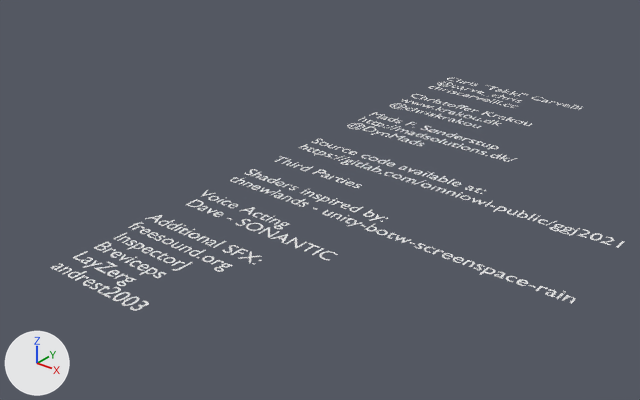
An edit to the FBX model Assets/Meshes/credits_txt.fbx, drawn before and after from the same camera.
Both versions are drawn from a camera (50 mm lens) standing at (21.3, -42.4, 13.6) and looking at (3.6, -20.3, -0.1). Arrows for +X, +Y and +Z are at lower left; the lights stay in place. Materials are left out; every surface is plain grey. Vertices at the same position are counted once.

Script lines for the objects in view, before the commit:
```python
me_text_003 = bpy.data.meshes.new('Text.003')
me_text_003.from_pydata(...)  # 27026 vertices, 26478 faces; spans x 0.0..13.5, y -23.2..0.6, z 0.0
ob_credits_txt = bpy.data.objects.new('credits_txt', me_text_003)
ob_credits_txt.location = (0.0, -5.98, 0.0)
```
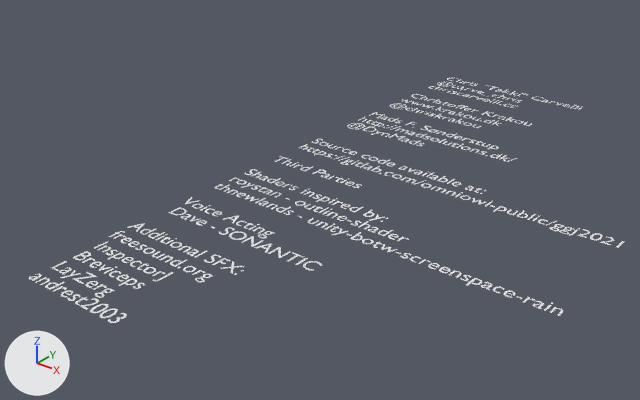
What differs and where, as boxes [x1, y1, x2, y2] in the pictures (640 x 400 px; the box of a moved part takes in the faces that stretch with it):
'credits_txt', reshaped
    before: [51, 78, 625, 311]
    after: [29, 78, 625, 323]
part 1 of me_text_003, moved or reshaped
    before: [130, 301, 149, 311]
    after: [108, 313, 127, 323]
part 2 of me_text_003, moved or reshaped
    before: [122, 297, 140, 306]
    after: [100, 308, 118, 318]
part 3 of me_text_003, moved or reshaped
    before: [113, 292, 130, 301]
    after: [90, 304, 108, 313]
part 4 of me_text_003, added
    after: [79, 298, 99, 310]
part 5 of me_text_003, moved or reshaped
    before: [179, 228, 188, 234]
    after: [75, 297, 88, 305]
part 6 of me_text_003, moved or reshaped
    before: [414, 243, 425, 249]
    after: [67, 294, 81, 301]
part 7 of me_text_003, moved or reshaped
    before: [228, 203, 238, 208]
    after: [60, 290, 73, 298]
part 8 of me_text_003, moved or reshaped
    before: [75, 275, 89, 281]
    after: [53, 286, 67, 292]
part 9 of me_text_003, moved or reshaped
    before: [167, 223, 183, 230]
    after: [45, 282, 65, 290]
part 10 of me_text_003, moved or reshaped
    before: [197, 236, 209, 243]
    after: [36, 277, 50, 285]
part 11 of me_text_003, moved or reshaped
    before: [205, 240, 216, 246]
    after: [29, 274, 42, 281]
part 12 of me_text_003, moved or reshaped
    before: [474, 264, 485, 270]
    after: [133, 283, 145, 289]
part 13 of me_text_003, moved or reshaped
    before: [274, 222, 290, 229]
    after: [195, 274, 213, 282]
part 14 of me_text_003, moved or reshaped
    before: [188, 233, 200, 238]
    after: [183, 266, 196, 272]
part 15 of me_text_003, moved or reshaped
    before: [319, 251, 338, 260]
    after: [303, 261, 322, 271]
part 16 of me_text_003, moved or reshaped
    before: [312, 248, 324, 255]
    after: [295, 258, 308, 265]
part 17 of me_text_003, moved or reshaped
    before: [304, 243, 320, 252]
    after: [287, 252, 304, 262]
part 18 of me_text_003, moved or reshaped
    before: [285, 237, 307, 248]
    after: [268, 247, 291, 258]
part 19 of me_text_003, moved or reshaped
    before: [271, 234, 288, 243]
    after: [254, 243, 272, 253]
part 20 of me_text_003, added
    after: [241, 236, 264, 247]
part 21 of me_text_003, moved or reshaped
    before: [208, 196, 219, 201]
    after: [229, 231, 247, 240]
part 22 of me_text_003, moved or reshaped
    before: [222, 245, 239, 253]
    after: [219, 227, 235, 235]
part 23 of me_text_003, moved or reshaped
    before: [442, 253, 453, 259]
    after: [196, 220, 207, 226]
part 24 of me_text_003, moved or reshaped
    before: [201, 190, 215, 197]
    after: [190, 216, 200, 221]

Edits to the bpy script that builds the scene:
```text
Change me_text_003:
    remove me_text_003.from_pydata(...)  # 27026 vertices, 26478 faces; spans x 0.0..13.5, y -23.2..0.6, z 0.0
    add me_text_003.from_pydata(...)  # 28635 vertices, 28055 faces; spans x 0.0..13.5, y -24.0..0.6, z 0.0
    me_text_003 part 1: the loose piece of 147 vertices spanning x 3.9..4.2, y -23.2..-22.6, z 0.0 is moved by (0.0, -0.8, 0.0)
    me_text_003 part 2: the loose piece of 96 vertices spanning x 3.5..3.8, y -23.2..-22.6, z 0.0 is moved by (0.0, -0.8, 0.0)
    me_text_003 part 3: the loose piece of 96 vertices spanning x 3.1..3.4, y -23.2..-22.6, z 0.0 is moved by (0.0, -0.8, 0.0)
    me_text_003 part 4: the loose piece of 89 vertices spanning x 2.7..3.0, y -23.2..-22.6, z 0.0 is copied, and the copy is moved by (0.0, -0.8, 0.0); it spans x 2.7..3.0, y -24.0..-23.4, z 0.0
    me_text_003 part 5: the loose piece of 58 vertices spanning x 1.5..1.8, y -19.2..-18.8, z 0.0 is moved by (0.9, -4.8, 0.0)
    me_text_003 part 6: the loose piece of 134 vertices spanning x 8.2..8.4, y -15.2..-14.8, z 0.0 is moved by (-6.1, -8.8, 0.0)
    me_text_003 part 7: the loose piece of 99 vertices spanning x 1.5..1.8, y -16.8..-16.4, z 0.0 is moved by (0.2, -7.2, 0.0)
    me_text_003 part 8: the loose piece of 55 vertices spanning x 1.4..1.7, y -23.2..-22.8, z 0.0 is moved by (0.0, -0.8, 0.0)
    me_text_003 part 9: the loose piece of 78 vertices spanning x 1.0..1.3, y -19.2..-18.7, z 0.0 is moved by (0.0, -4.8, 0.0)
    me_text_003 part 10: the loose piece of 57 vertices spanning x 2.5..2.8, y -19.2..-18.8, z 0.0 is moved by (-1.8, -4.8, 0.0)
    me_text_003 part 11: the loose piece of 174 vertices spanning x 2.8..3.1, y -19.2..-18.8, z 0.0 is moved by (-2.6, -4.8, 0.0)
    me_text_003 part 12: the loose piece of 134 vertices spanning x 10.3..10.6, y -15.2..-14.8, z 0.0 is moved by (-7.3, -7.2, 0.0)
    me_text_003 part 13: the loose piece of 256 vertices spanning x 3.8..4.1, y -17.0..-16.4, z 0.0 is moved by (0.4, -4.0, 0.0)
    me_text_003 part 14: the loose piece of 96 vertices spanning x 2.0..2.4, y -19.2..-18.8, z 0.0 is moved by (1.4, -1.6, 0.0)
    me_text_003 part 15: the loose piece of 98 vertices spanning x 6.1..6.6, y -17.6..-17.0, z 0.0 is moved by (0.0, -0.8, 0.0)
    me_text_003 part 16: the loose piece of 4 vertices spanning x 6.0, y -17.6..-17.1, z 0.0 is moved by (0.0, -0.8, 0.0)
    me_text_003 part 17: the loose piece of 8 vertices spanning x 5.4..5.9, y -17.6..-17.1, z 0.0 is moved by (0.0, -0.8, 0.0)
    me_text_003 part 18: the loose piece of 10 vertices spanning x 4.8..5.3, y -17.6..-17.1, z 0.0 is moved by (0.0, -0.8, 0.0)
    me_text_003 part 19: the loose piece of 11 vertices spanning x 4.3..4.8, y -17.6..-17.1, z 0.0 is moved by (0.0, -0.8, 0.0)
    me_text_003 part 20: the loose piece of 10 vertices spanning x 3.7..4.2, y -17.6..-17.1, z 0.0 is copied, and the copy is moved by (0.0, -0.8, 0.0); it spans x 3.7..4.2, y -18.4..-17.9, z 0.0
    me_text_003 part 21: the loose piece of 96 vertices spanning x 0.5..0.9, y -16.8..-16.4, z 0.0 is turned 90 degrees about the z axis through its middle and scaled by 1.57, then moved by (2.6, -1.5, 0.0)
    me_text_003 part 22: the loose piece of 122 vertices spanning x 3.6..3.9, y -19.2..-18.6, z 0.0 is moved by (-0.9, 0.8, 0.0)
    me_text_003 part 23: the loose piece of 99 vertices spanning x 9.2..9.5, y -15.2..-14.8, z 0.0 is moved by (-7.6, -3.2, 0.0)
    me_text_003 part 24: the loose piece of 7 vertices spanning x 0.0..0.5, y -16.8..-16.3, z 0.0 is moved by (1.1, -1.7, 0.0)
    me_text_003 part 25: the loose piece of 174 vertices spanning x 11.0..11.3, y -15.2..-14.8, z 0.0 is moved by (-10.2, -3.2, 0.0)
    me_text_003 part 26: 30 loose pieces with 1516 vertices, spanning x 0.0..13.5, y -19.2..-14.7, z 0.0, are deleted
    me_text_003 part 27: 478 vertices moved within x 0.1..7.8, y -23.2..-14.8, z 0.0; 3518 vertices removed from x 0.0..7.9, y -23.2..-14.7, z 0.0; 6484 vertices added at x 0.0..13.5, y -23.4..-14.7, z 0.0
```
